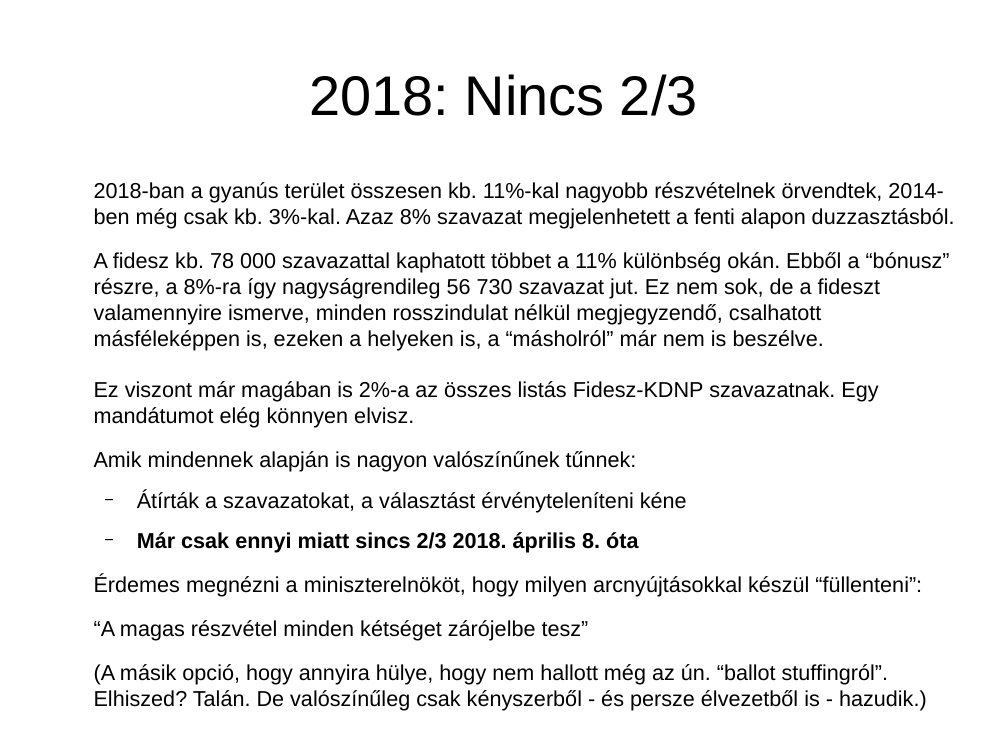
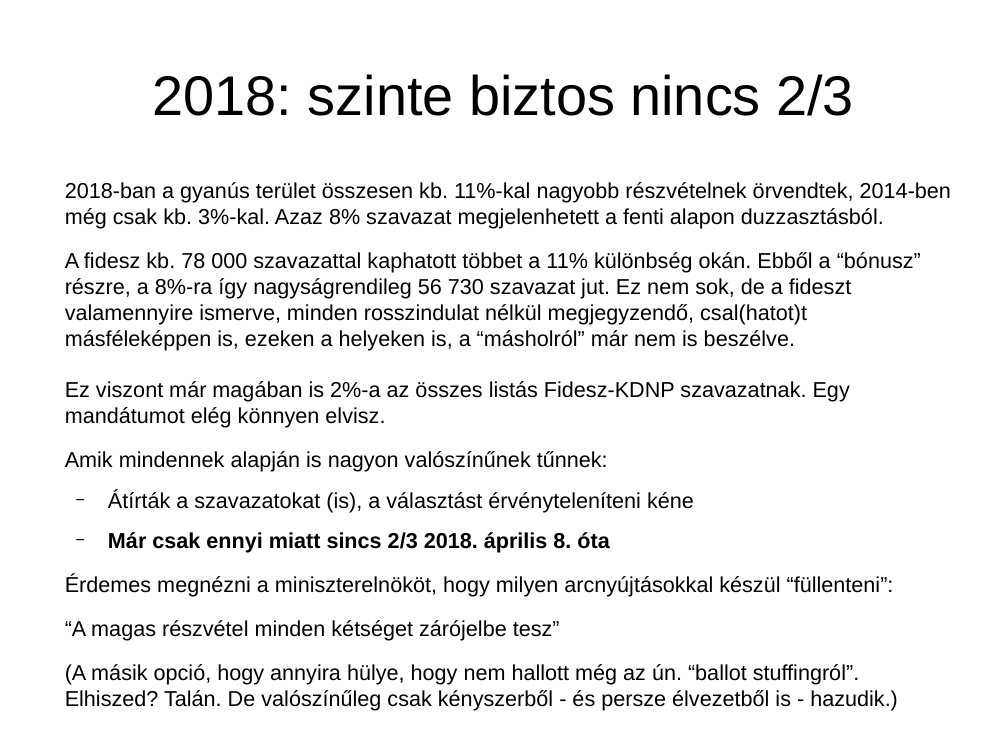
Before and after one commit to brezniczky/ep_elections_2019_hun, a slide deck: slide 34 of slides/hun/slides.odp (slide 33 before the commit). Drawn at 1008x756 pixels with LibreOffice and Linux fonts; fonts in the diff are those of the drawing. Boxes give left, top, right and bottom in pixels: in the first picture for what was removed or moved away, otherwise in the second. Text is boxed around its words. In the diff, an @@ line names an element or a change of style, - is before the commit and + after.

```diff
--- a/slides/hun/slides.odp
+++ b/slides/hun/slides.odp
@@ title at (153,74,854,116): text changed @@
-2018: Nincs 2/3
+2018: szinte biztos nincs 2/3
@@ text "2018-ban a gyanús terület összesen ...": place and size @@
-text "2018-ban a gyanús terület összesen ..." at (94,182,955,685)
+text "2018-ban a gyanús terület összesen ..." at (65,182,951,685)
@@ text at (65,252,921,428): text changed @@
-A fidesz kb. 78 000 szavazattal kaphatott többet a 11% különbség okán. Ebből a “bónusz” részre, a 8%-ra így nagyságrendileg 56 730 szavazat jut. Ez nem sok, de a fideszt valamennyire ismerve, minden rosszindulat nélkül megjegyzendő, csalhatott másféleképpen is, ezeken a helyeken is, a “másholról” már nem is beszélve.
-Ez viszont már magában is 2%-a az összes listás Fidesz-KDNP szavazatnak. Egy mandátumot elég könnyen elvisz.
+A fidesz kb. 78 000 szavazattal kaphatott többet a 11% különbség okán. Ebből a “bónusz” részre, a 8%-ra így nagyságrendileg 56 730 szavazat jut. Ez nem sok, de a fideszt valamennyire ismerve, minden rosszindulat nélkül megjegyzendő, csal(hatot)t másféleképpen is, ezeken a helyeken is, a “másholról” már nem is beszélve.
+Ez viszont már magában is 2%-a az összes listás Fidesz-KDNP szavazatnak. Egy mandátumot elég könnyen elvisz.
@@ text at (108,491,694,513): text changed @@
-  − Átírták a szavazatokat, a választást érvényteleníteni kéne
+  − Átírták a szavazatokat (is), a választást érvényteleníteni kéne
```
Also in this commit, not shown: 3 other slides changed, 1 slide added, 4 other files.
